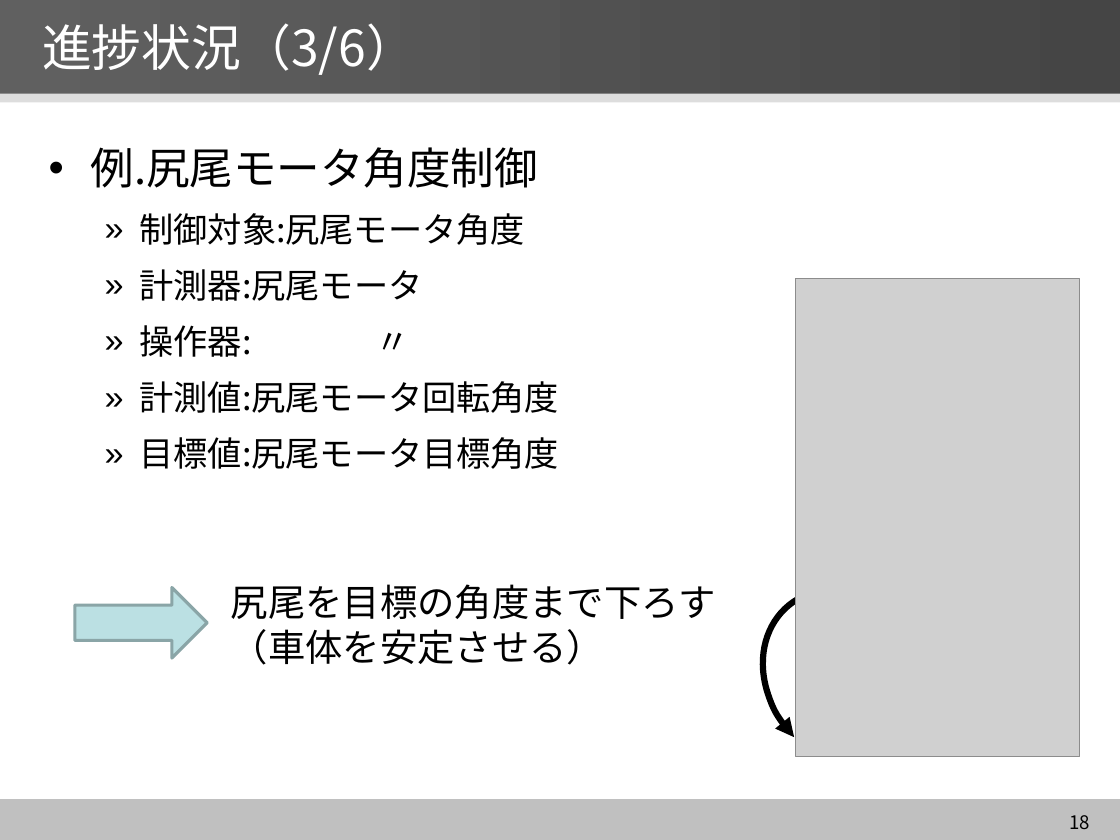
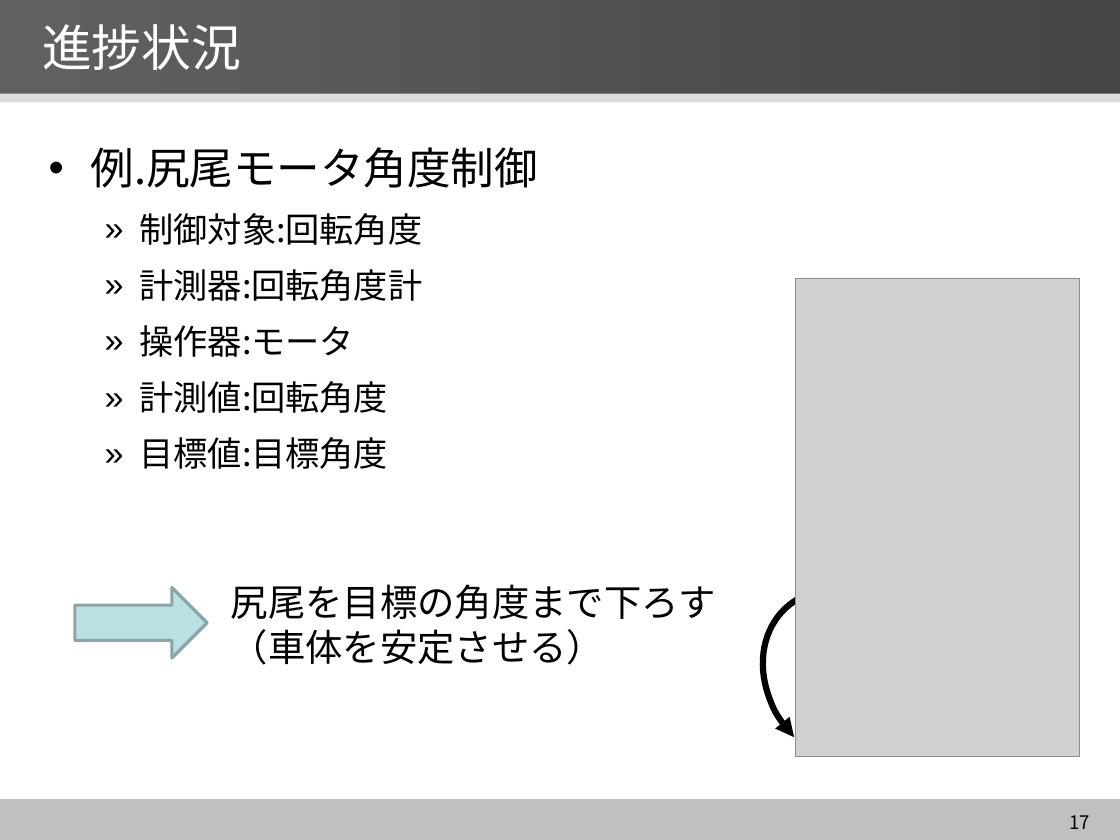
Before and after one commit to YutaNiimura/leJOS-OSEK, a slide deck: slide 17 of 中間発表関連/5I25新村祐太 中間発表スライドver2.0.pptx (slide 18 before the commit). Drawn at 1120x840 pixels with LibreOffice and Linux fonts; fonts in the diff are those of the drawing; grey boxes stand for pictures. Boxes give left, top, right and bottom in pixels: in the first picture for what was removed or moved away, otherwise in the second. Text is boxed around its words. In the diff, an @@ line names an element or a change of style, - is before the commit and + after.

```diff
--- a/中間発表関連/5I25新村祐太 中間発表スライドver2.0.pptx
+++ b/中間発表関連/5I25新村祐太 中間発表スライドver2.0.pptx
@@ title at <box>42,24,241,70</box>: text changed @@
-進捗状況（3/6）
+進捗状況
@@ text at <box>140,213,423,469</box>: text changed @@
-  » 制御対象:尻尾モータ角度
-  » 計測器:尻尾モータ
-  » 操作器: 〃
-  » 計測値:尻尾モータ回転角度
-  » 目標値:尻尾モータ目標角度
+  » 制御対象:回転角度
+  » 計測器:回転角度計
+  » 操作器:モータ
+  » 計測値:回転角度
+  » 目標値:目標角度
@@ page number at <box>1069,815,1090,829</box>: text changed @@
-18
+17
```
Also in this commit, not shown: 19 other slides changed, 2 slides removed, 2 other files.
